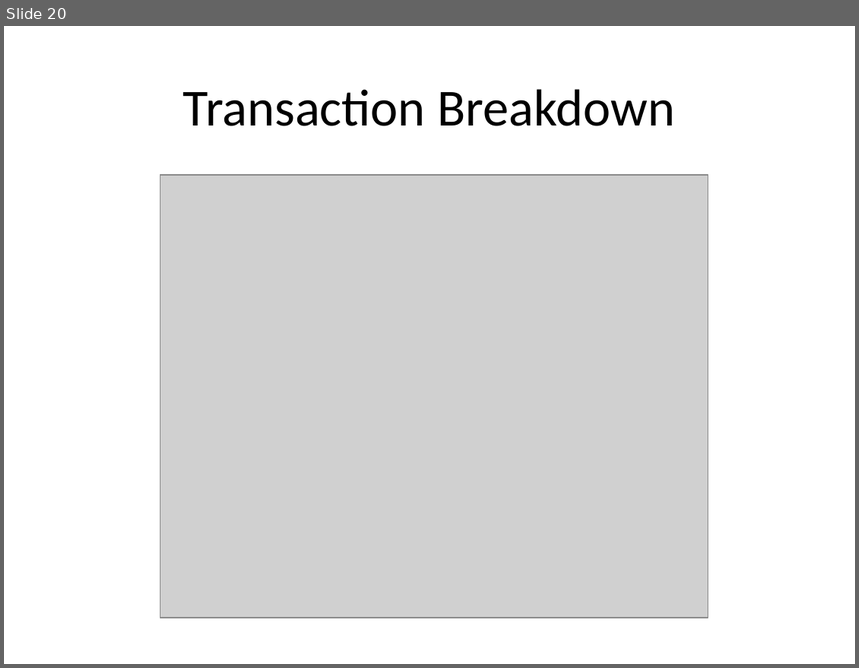
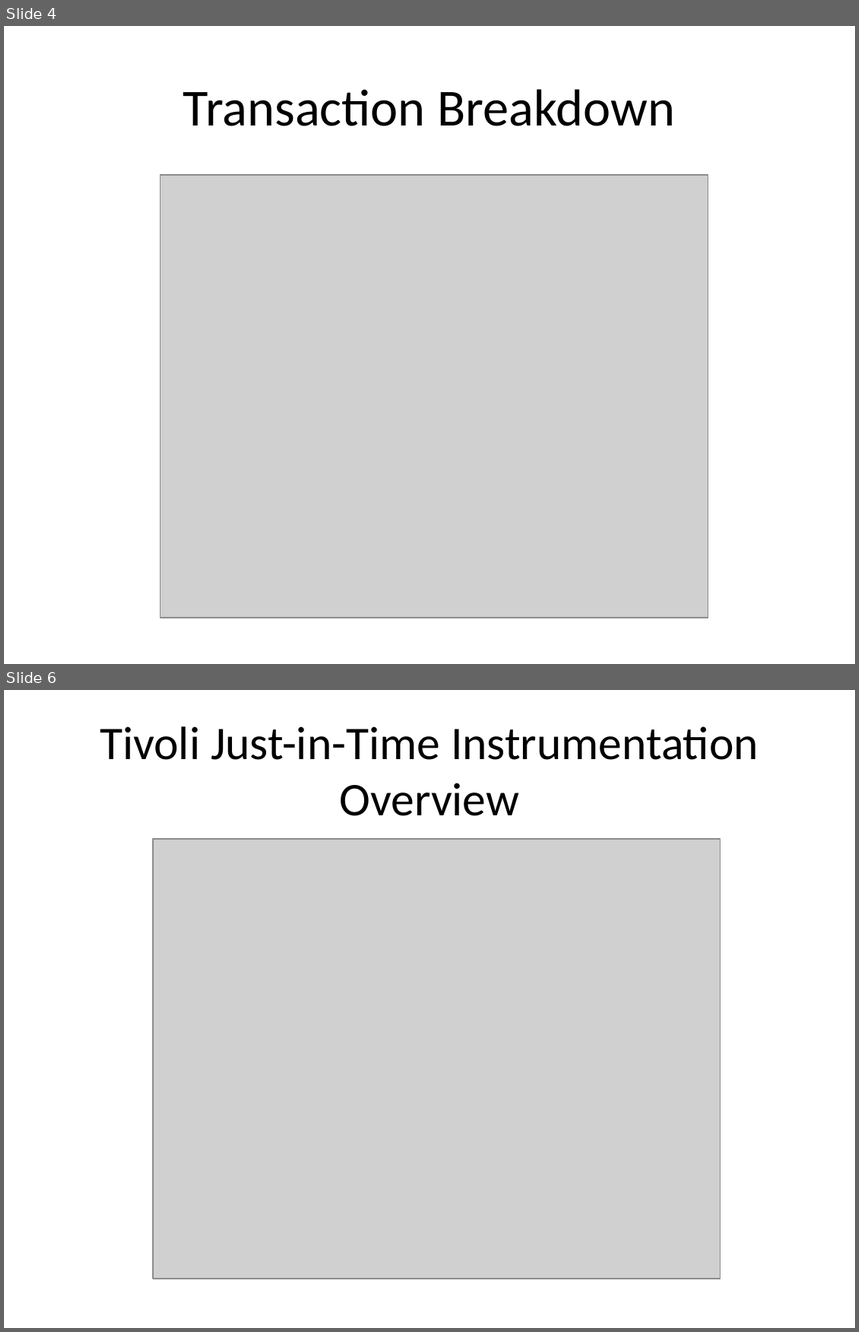
Before and after one commit to wsgan001/asegrp, a slide deck: papers/DRCPA/docs/PerfTest - Application Monitoring.pptx. Shown one above the other, each under a label of ours: slide 20 before the commit, slides 4 and 6 after it; the slides between them are not shown. The pictures are 859x668 and 859x1332 pixels, drawn with LibreOffice and Linux fonts; fonts in the diff are those of the drawing; grey boxes stand for pictures. Boxes give left, top, right and bottom in pixels: in the first picture for what was removed or moved away, otherwise in the second. Text is boxed around its words. In the diff, an @@ line names an element or a change of style, - is before the commit and + after.

```diff
--- a/papers/DRCPA/docs/PerfTest - Application Monitoring.pptx
+++ b/papers/DRCPA/docs/PerfTest - Application Monitoring.pptx
@@ slide 6 added at <box>4,690,855,1328</box>, background #FFFFFF @@
@@ title added at <box>100,726,759,816</box>, 39.6 pt, text #000000 @@
+Tivoli Just-in-Time Instrumentation Overview
@@ picture added at <box>153,839,721,1279</box> @@
@@ what was slide 20 is now slide 4 @@
```
Also in this commit, not shown: 5 slides changed, 13 other slides added, 17 slides removed, 1 other file.
